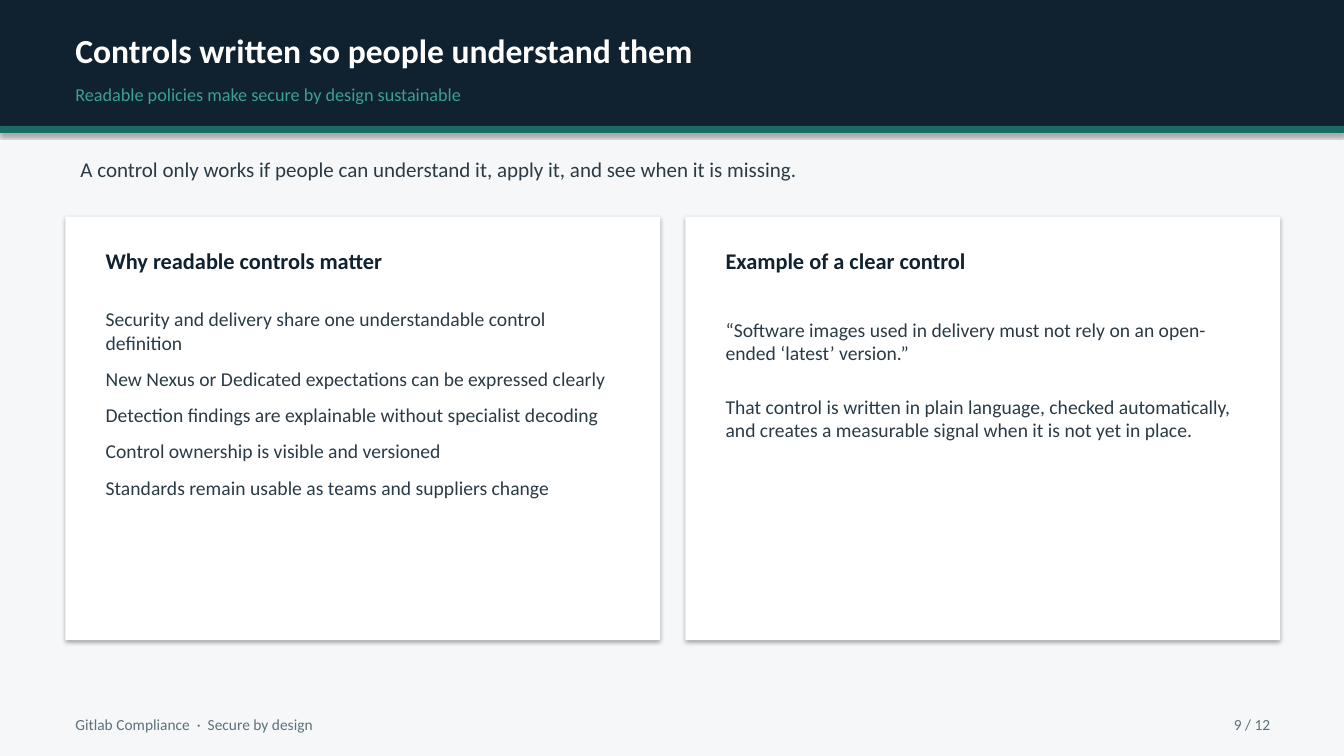
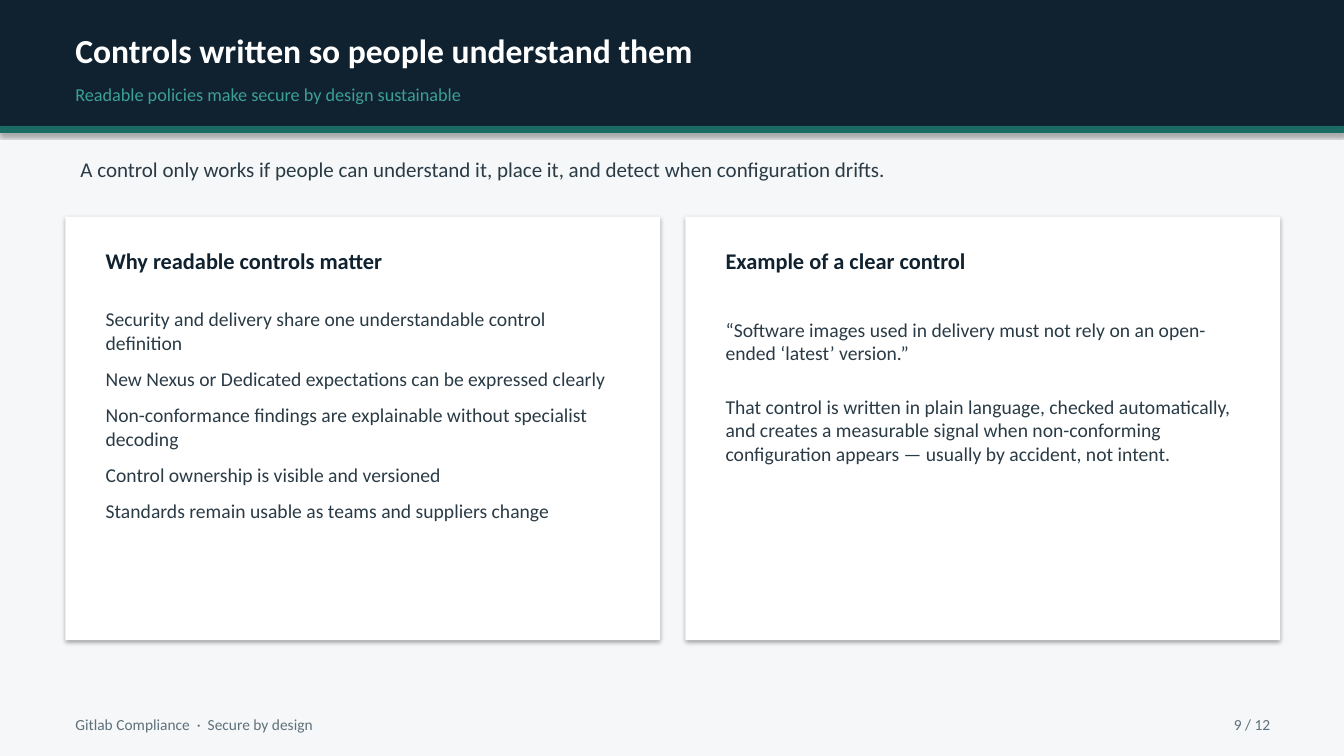
Before and after one commit to MaturityBuilder/gitlab-compliance, a slide deck: slide 9 of docs/presentations/gitlab-compliance-stakeholder-briefing.pptx. Drawn at 1344x756 pixels with LibreOffice and Linux fonts; fonts in the diff are those of the drawing. Boxes give left, top, right and bottom in pixels: in the first picture for what was removed or moved away, otherwise in the second. Text is boxed around its words. In the diff, an @@ line names an element or a change of style, - is before the commit and + after.

```diff
--- a/docs/presentations/gitlab-compliance-stakeholder-briefing.pptx
+++ b/docs/presentations/gitlab-compliance-stakeholder-briefing.pptx
@@ text at (80,162,885,181): text changed @@
-A control only works if people can understand it, apply it, and see when it is missing.
+A control only works if people can understand it, place it, and detect when configuration drifts.
@@ text at (726,323,1230,465): text changed @@
-“Software images used in delivery must not rely on an open-ended ‘latest’ version.”
-That control is written in plain language, checked automatically, and creates a measurable signal when it is not yet in place.
+“Software images used in delivery must not rely on an open-ended ‘latest’ version.”
+That control is written in plain language, checked automatically, and creates a measurable signal when non-conforming configuration appears — usually by accident, not intent.
@@ text at (106,408,587,450): text changed @@
-Detection findings are explainable without specialist decoding
+Non-conformance findings are explainable without specialist decoding
```
Also in this commit, not shown: 10 other slides changed, 2 other files.
